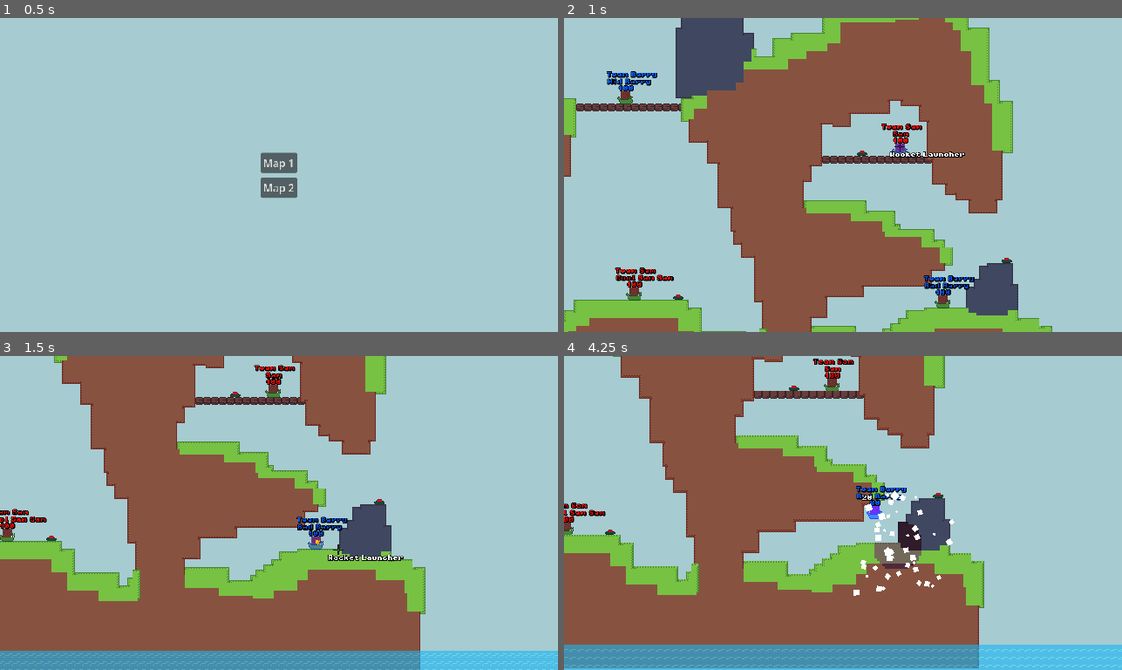
Above: before the commit, frames 1-4 (two rows, left to right).
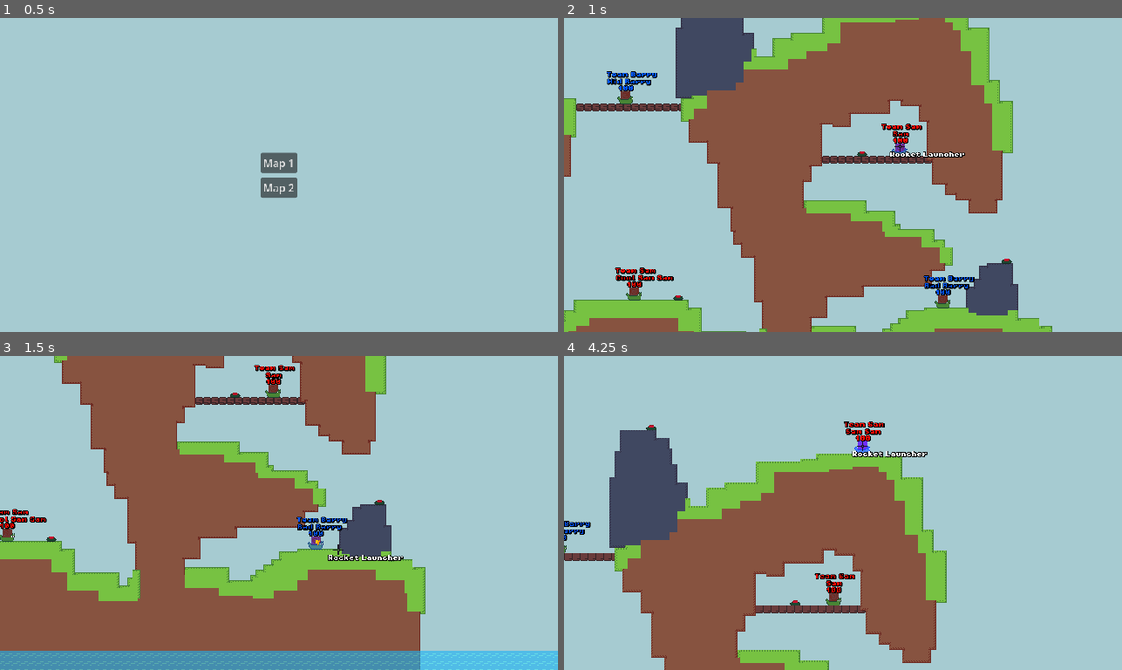
Above: after the commit, the same moments.

Repository: codingbanana21/Snail-Wars
Game: Godot game, scene res://scenes/game.tscn
Same seed, same stepped clock (60 frames per second), same inputs: the game is played once before the commit and once after it.
Inputs (mouse positions are in pixels of both pictures, inside the frame that each line leads up to):
- Up to frame 1 (0.5 s): no input
- Up to frame 2 (1 s): click "Map 1" at 0.5 s
- Up to frame 3 (1.5 s): tap Enter (skip) at 1.25 s; move the mouse to (306, 513) at 1.27 s; press the mouse at (306, 513) at 1.28 s; hold D (right) from 1.28 s (still down)
- Up to frame 4 (4.25 s): tap W (jump) at 1.52, 2.27, 3.77 s; move the mouse to (815, 513) at 2.02 s; release the mouse at (815, 513) at 2.03 s; click (815, 513) at 2.1 s; move the mouse to (854, 506) at 2.77 s; release D (right) at 2.78 s; press the mouse at (854, 506) at 2.78 s; hold A (left) 2.78-3.53 s; tap Mouse wheel down (last_weapon) at 2.85 s; move the mouse to (837, 519) at 3.52 s; release the mouse at (837, 519) at 3.53 s; hold D (right) from 3.53 s (still down); tap Mouse wheel up (next_weapon) at 3.6 s; click (837, 519) at 3.8 s

Frame 1 is identical in both runs. In frame 2, less than 0.1% of the frame differs, in the area x 19-81%, y 42-90%; in frame 3, less than 0.1%; in frame 4, 49%, in the area x 0-100%, y 0-100%.

Commit message:
Fixed some bugs

Diff:
--- a/projectiles/bomb.tscn
+++ b/projectiles/bomb.tscn
@@ -7,8 +7,8 @@
 radius = 5.0
 
 [node name="Bomb" unique_id=791496552 instance=ExtResource("1_8u238")]
-damage = 15.0
-size = 6
+damage = 10.0
+size = 7
 knockback = 0
 projectile_hp = 6
 spawn = true
@@ -20,4 +20,5 @@
 shape = null
 
 [node name="CollisionShape2D" parent="DetectBox" parent_id_path=PackedInt32Array(289666369) index="0" unique_id=1905896826]
+position = Vector2(0, 0)
 shape = SubResource("CircleShape2D_dlca0")
--- a/projectiles/fragment.tscn
+++ b/projectiles/fragment.tscn
@@ -3,10 +3,13 @@
 [ext_resource type="PackedScene" uid="uid://cubfm8w8o5obj" path="res://projectiles/projectile.tscn" id="1_1ak3v"]
 [ext_resource type="Texture2D" uid="uid://cdi5eipdsfw53" path="res://assets/images/bomb.png" id="2_h2h75"]
 
+[sub_resource type="CircleShape2D" id="CircleShape2D_h2h75"]
+radius = 6.0
+
 [node name="Fragment" unique_id=791496552 instance=ExtResource("1_1ak3v")]
 scale = Vector2(0.5, 0.5)
-damage = 7.0
-size = 4
+damage = 5.0
+size = 5
 knockback = 0
 speed = 0.0
 projectile_hp = 6
@@ -18,3 +21,7 @@
 
 [node name="CollisionShape2D" parent="." index="1" unique_id=679883136]
 shape = null
+
+[node name="CollisionShape2D" parent="DetectBox" parent_id_path=PackedInt32Array(289666369) index="0" unique_id=1905896826]
+position = Vector2(0, 0)
+shape = SubResource("CircleShape2D_h2h75")
--- a/projectiles/grenade.tscn
+++ b/projectiles/grenade.tscn
@@ -4,9 +4,10 @@
 [ext_resource type="Texture2D" uid="uid://qlt5j1ltdxr2" path="res://assets/images/grenade.png" id="2_5t3jc"]
 
 [sub_resource type="CircleShape2D" id="CircleShape2D_qhqgy"]
-radius = 6.0
+radius = 5.0
 
 [sub_resource type="CircleShape2D" id="CircleShape2D_5t3jc"]
+radius = 9.0
 
 [node name="Grenade" unique_id=791496552 instance=ExtResource("1_yss3y")]
 bounce = true
@@ -18,4 +19,5 @@
 shape = SubResource("CircleShape2D_qhqgy")
 
 [node name="CollisionShape2D" parent="DetectBox" parent_id_path=PackedInt32Array(289666369) index="0" unique_id=1905896826]
+position = Vector2(0, 0)
 shape = SubResource("CircleShape2D_5t3jc")
--- a/projectiles/mine.tscn
+++ b/projectiles/mine.tscn
@@ -4,10 +4,10 @@
 [ext_resource type="Texture2D" uid="uid://cdrohksna380c" path="res://assets/images/land_mine.png" id="2_lkg0g"]
 
 [sub_resource type="RectangleShape2D" id="RectangleShape2D_lbhrr"]
-size = Vector2(9, 15)
+size = Vector2(5, 14)
 
 [sub_resource type="RectangleShape2D" id="RectangleShape2D_1y4n3"]
-size = Vector2(11, 19.5)
+size = Vector2(7.5, 18.75)
 
 [node name="Mine" unique_id=791496552 instance=ExtResource("1_1y4n3")]
 damage = 30.0
@@ -20,8 +20,9 @@
 texture = ExtResource("2_lkg0g")
 
 [node name="CollisionShape2D" parent="." index="1" unique_id=679883136]
-position = Vector2(3, 0)
+position = Vector2(4.5, 0)
 shape = SubResource("RectangleShape2D_lbhrr")
 
 [node name="CollisionShape2D" parent="DetectBox" parent_id_path=PackedInt32Array(289666369) index="0" unique_id=1905896826]
+position = Vector2(1.75, 0.375)
 shape = SubResource("RectangleShape2D_1y4n3")
--- a/projectiles/projectile.tscn
+++ b/projectiles/projectile.tscn
@@ -7,7 +7,7 @@
 radius = 1.0
 
 [sub_resource type="RectangleShape2D" id="RectangleShape2D_7nr1q"]
-size = Vector2(15, 9)
+size = Vector2(7, 8)
 
 [node name="Projectile" type="CharacterBody2D" unique_id=791496552]
 top_level = true
@@ -25,6 +25,7 @@
 collision_mask = 3
 
 [node name="CollisionShape2D" type="CollisionShape2D" parent="DetectBox" unique_id=1905896826]
+position = Vector2(3.5, 0)
 shape = SubResource("RectangleShape2D_7nr1q")
 
 [node name="ExplosionTimer" type="Timer" parent="." unique_id=1551289240]
--- a/projectiles/tnt.tscn
+++ b/projectiles/tnt.tscn
@@ -4,9 +4,10 @@
 [ext_resource type="Texture2D" uid="uid://b7fgok4ioqjf" path="res://assets/images/tnt.png" id="2_gjjih"]
 
 [sub_resource type="CircleShape2D" id="CircleShape2D_gjjih"]
-radius = 7.0
+radius = 6.0
 
 [sub_resource type="CircleShape2D" id="CircleShape2D_cudxu"]
+radius = 9.0
 
 [node name="TNT" unique_id=791496552 instance=ExtResource("1_2ywih")]
 damage = 75.0
@@ -22,4 +23,5 @@
 shape = SubResource("CircleShape2D_gjjih")
 
 [node name="CollisionShape2D" parent="DetectBox" parent_id_path=PackedInt32Array(289666369) index="0" unique_id=1905896826]
+position = Vector2(0, 0)
 shape = SubResource("CircleShape2D_cudxu")
--- a/scripts/Globals.gd
+++ b/scripts/Globals.gd
@@ -4,7 +4,7 @@
 var team_turn: int = 0
 var players_in_team: int = 4
 var number_of_teams: int = 2
-var teams_weapons: Array[Array] = [[-1,-1,2,4,1,1,1,0], [-1,-1,3,4,1,1,1,0]]
+var teams_weapons: Array[Array] = [[-1,-1,2,4,1,1,1,0], [-1,-1,2,4,1,1,1,0]]
 
 
 func next_player(skip_player: bool = false):
--- a/scripts/player.gd
+++ b/scripts/player.gd
@@ -132,7 +132,7 @@
 	new_projectile.global_position = pos
 	new_projectile.look_at(Mouse.global_position)
 	new_projectile.speed *= projectile_speed
-	add_child(new_projectile)
+	call_deferred("add_child", new_projectile)
 
 
 func damage(hurt_damage: float):
--- a/scripts/projectile.gd
+++ b/scripts/projectile.gd
@@ -91,5 +91,4 @@
 
 
 func _on_detect_box_body_entered(body: Node2D) -> void:
-	if explosion_timer.time_left <= timer - 0.05:
-		explode()
+	explode()
